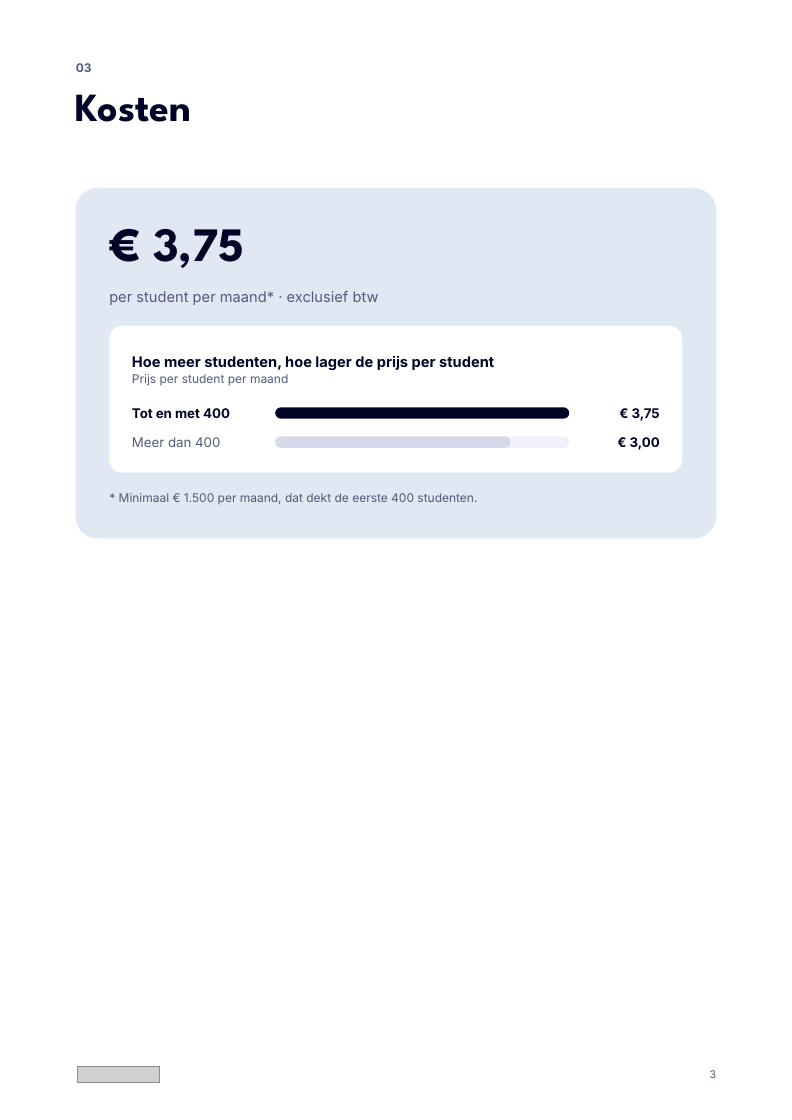
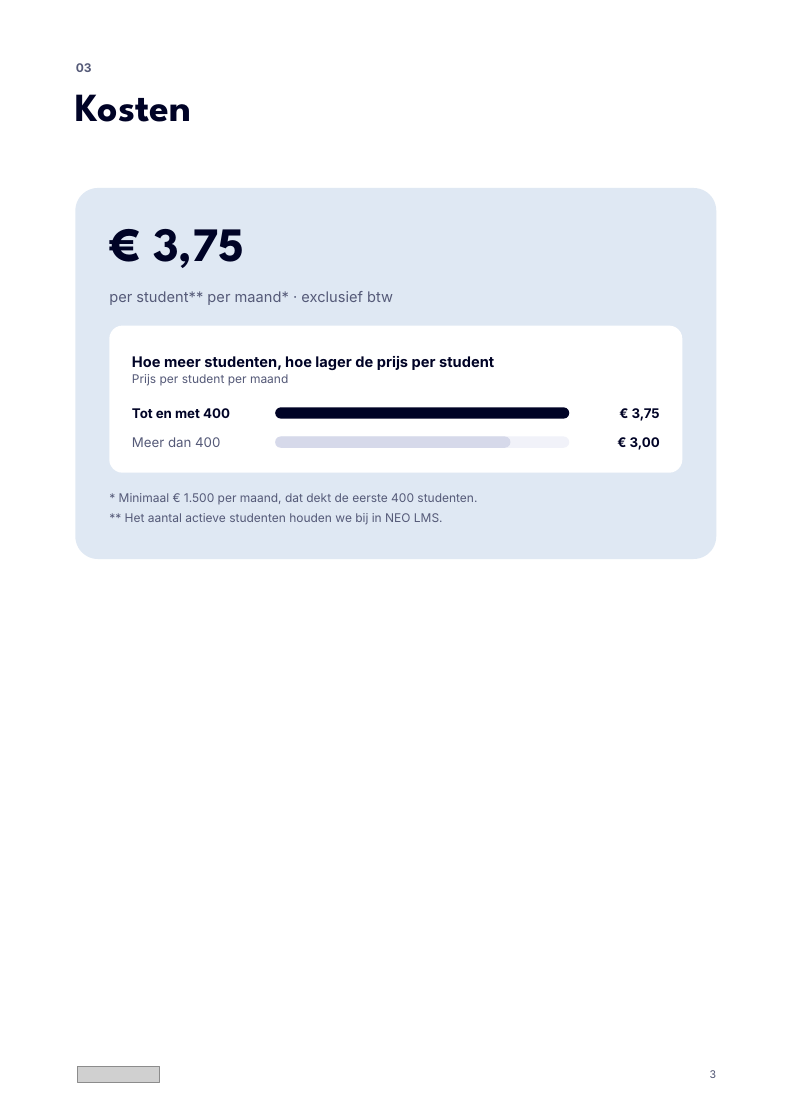
Before and after one commit to Dante-Eduface/Claude, a slide deck: slide 3 of Design/Concepts/academica-voorstel/academica-voorstel-bewerkbaar.pptx. Drawn at 792x1120 pixels with LibreOffice and Linux fonts; fonts in the diff are those of the drawing; grey boxes stand for pictures. Boxes give left, top, right and bottom in pixels: in the first picture for what was removed or moved away, otherwise in the second. Text is boxed around its words. In the diff, an @@ line names an element or a change of style, - is before the commit and + after.

```diff
--- a/Design/Concepts/academica-voorstel/academica-voorstel-bewerkbaar.pptx
+++ b/Design/Concepts/academica-voorstel/academica-voorstel-bewerkbaar.pptx
@@ rounded rectangle: place and size @@
-rounded rectangle at (76,188,716,538)
+rounded rectangle at (76,188,716,559)
@@ rounded rectangle at (76,188,716,559): proportions changed @@
@@ text at (109,291,393,305): text changed @@
-per student per maand* · exclusief btw
+per student** per maand* · exclusief btw
@@ text added at (125,513,443,525), 9 pt, text #555A78 @@
+** Het aantal actieve studenten houden we bij in NEO LMS.
```
Also in this commit, not shown: 1 other slide changed, 19 other files.
